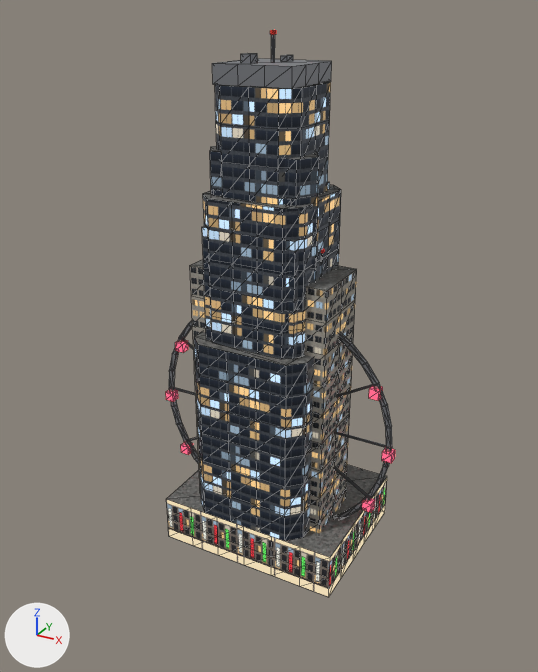
Two versions of the glTF model assets/models/city.glb, one commit apart.
Both versions are drawn from a 50 mm lens placed at (116.0, -214.0, 193.0), pointed at (0.0, -3.0, 87.0). Arrows for +X, +Y and +Z are at lower left; the lights stay in place. The older version comes first. Mesh edges are drawn as thin lines.

Names of what the first picture shows: 'B_landmark', 'B_tower_glass', 'B_tower_slab', 'B_tower_tri', 'B_wheel'.
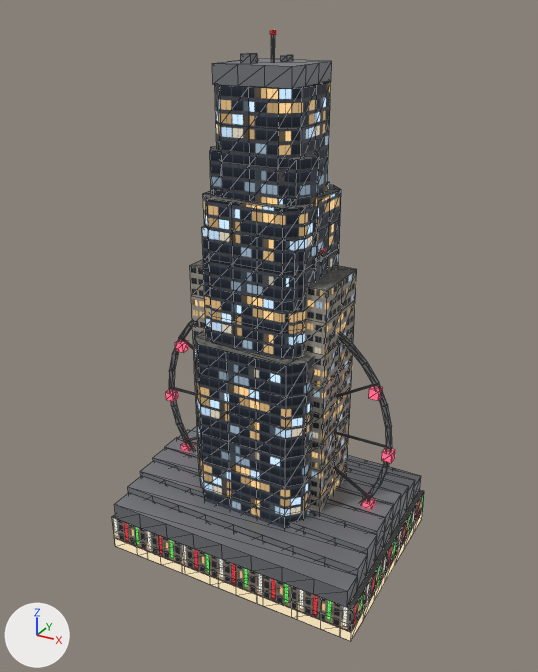
Location of each change, (x1, y1, x2, y2) in pixels of the pictures (538 x 672 px):
'B_messe', added: after (112, 426, 424, 641)
    faces in mat_f_metal (grey #8c8f94): (115, 426, 421, 607)
    faces in mat_f_shop: (112, 493, 424, 641)
    faces in mat_f_roof (picture img_t_roof): (113, 490, 424, 609)

Patch to the scene script:
```diff
--- a/assets/models/city.glb.py
+++ b/assets/models/city.glb.py
@@ me_b_messe @@
+me_b_messe.from_pydata(...)  # 522 vertices, 640 faces; spans x -50.0..50.0, y -37.1..37.1, z 0.0..32.0
+# faces by material slot: [128, 2, 480, 30]
+me_b_messe.materials.append(mat_f_shop)
+me_b_messe.materials.append(mat_f_roof)  # picture img_t_roof
+me_b_messe.materials.append(mat_f_metal)  # grey #8c8f94
+me_b_messe.materials.append(mat_f_redlight)  # dark red #4c0505, glowing red #ff140d
@@ ob_b_messe @@
+ob_b_messe = bpy.data.objects.new('B_messe', me_b_messe)
+ob_b_messe.location = (0.0, 0.0, 0.0)
```
